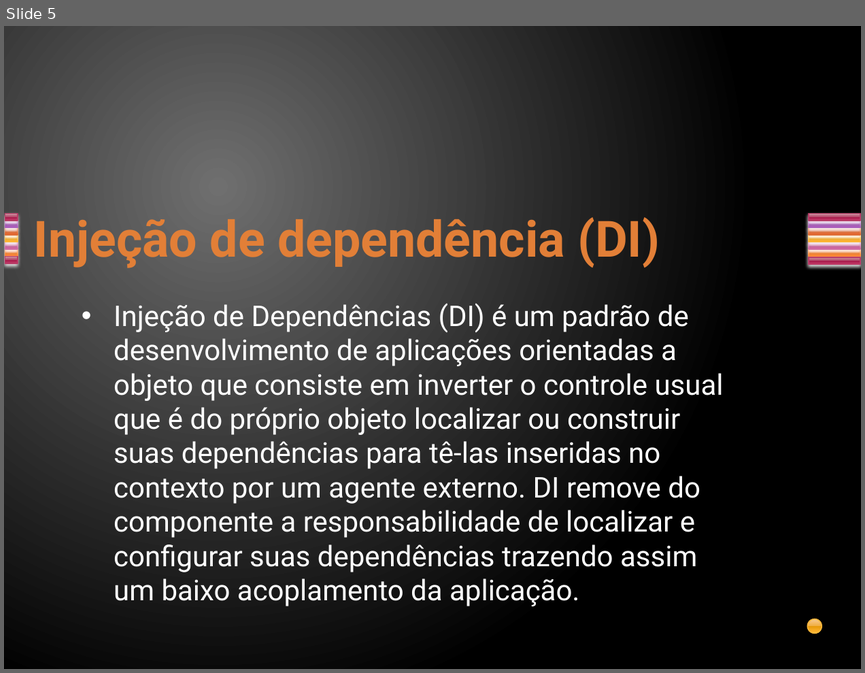
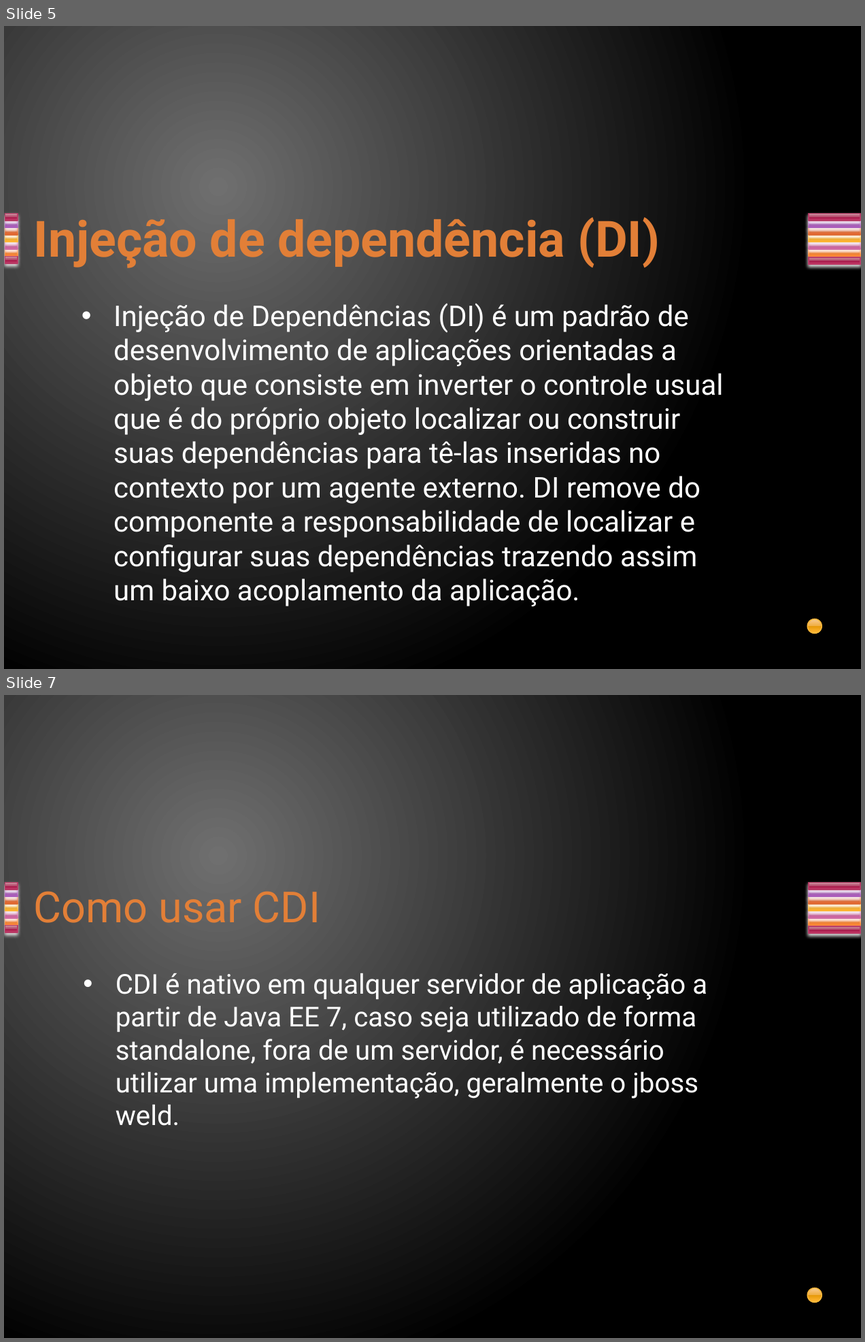
Before and after one commit to davirj9/javaAvancado, a slide deck: AulasAvancado/src/main/resources/br/com/3- CDI/CDI.pptx. Shown one above the other, each under a label of ours: slide 5 before the commit, slides 5 and 7 after it; the slides between them are not shown. The pictures are 865x673 and 865x1342 pixels, drawn with LibreOffice and Linux fonts; fonts in the diff are those of the drawing. Boxes give left, top, right and bottom in pixels: in the first picture for what was removed or moved away, otherwise in the second. Text is boxed around its words. In the diff, an @@ line names an element or a change of style, - is before the commit and + after.

```diff
--- a/AulasAvancado/src/main/resources/br/com/3- CDI/CDI.pptx
+++ b/AulasAvancado/src/main/resources/br/com/3- CDI/CDI.pptx
@@ slide 7 added at [4, 695, 861, 1338], background gradient #707070 to #000000; not listed: 15 template elements that a slide beside it also shows @@
@@ title added at [34, 891, 320, 923], 36 pt, text gradient #E38037 to #FA8D3D @@
+Como usar CDI
@@ text added at [116, 972, 707, 1125], 23 pt, text #FFFFFF @@
+• CDI é nativo em qualquer servidor de aplicação a partir de Java EE 7, caso seja utilizado de forma standalone, fora de um servidor, é necessário utilizar uma implementação, geralmente o jboss weld.
```
Also in this commit, not shown: 1 slide changed, 3 other slides added, 16 slides removed.
